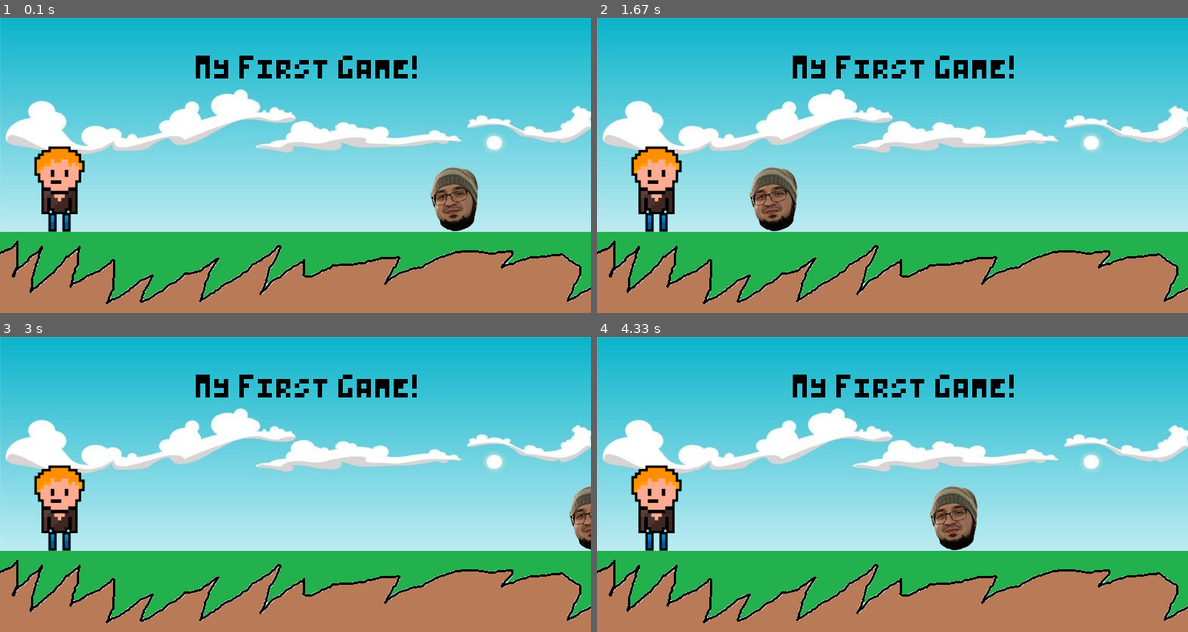
Above: before the commit, frames 1-4 (two rows, left to right).
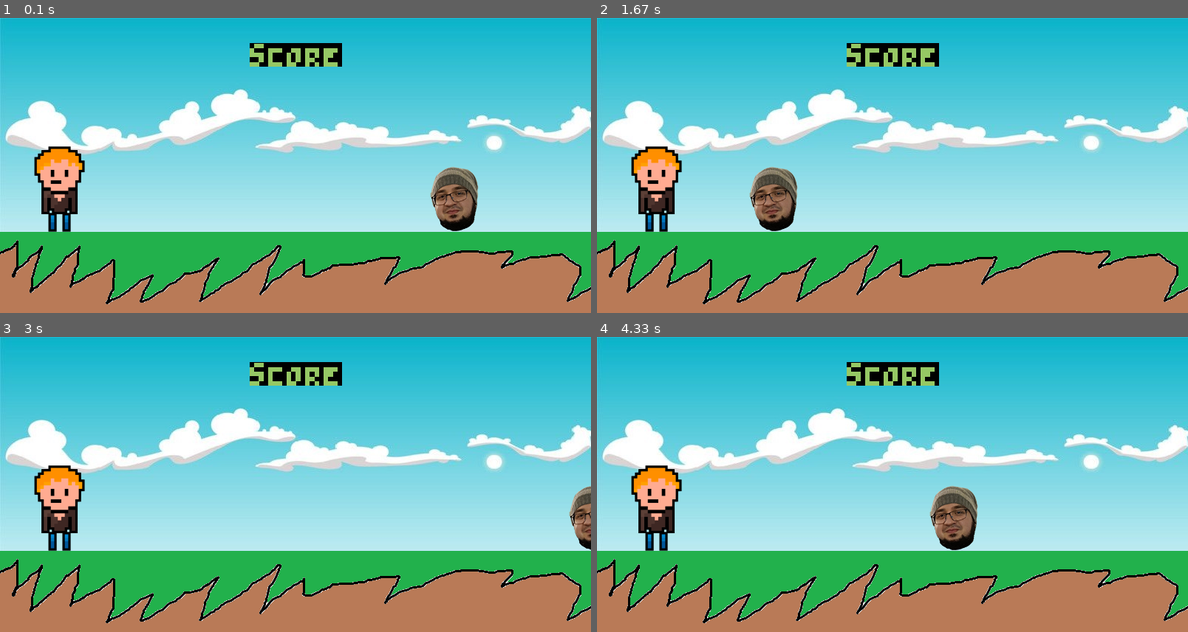
Above: after the commit, the same moments.

Repository: AccelZero/Python
Game: pygame game, started from Pygame-learning/main.py
Two runs of this game, one before a commit and one after it. Both use one fixed random seed, a clock stepped at 60 frames per second and the inputs below.
Inputs:
- Up to frame 1 (0.1 s): no input
- Up to frame 2 (1.67 s): no input
- Up to frame 3 (3 s): no input
- Up to frame 4 (4.33 s): no input

The runs differ from the first frame. In frame 1, 2.2% of the frame differs, in the area x 33-71%, y 8-21%; in frame 2, 2.2%; in frame 3, 2.2%; in frame 4, 2.2%.

Commit message:
Добавил изменения в проект pygame-learning

Diff:
--- a/Pygame-learning/main.py
+++ b/Pygame-learning/main.py
@@ -9,15 +9,17 @@
 clock = pygame.time.Clock()
 test_font = pygame.font.Font("font/pico-8.ttf", 25)
 
-sky_surface = pygame.image.load("picture/graphics/sky.jpg").convert()
-ground_surface = pygame.image.load("picture/graphics/ground.png").convert()
-text_surface = test_font.render("My First Game!", False, "Black")
+sky_surf = pygame.image.load("picture/graphics/sky.jpg").convert()
+ground_surf = pygame.image.load("picture/graphics/ground.png").convert()
 
-enemy_deda_surface = pygame.image.load("picture/enemy/deda.png").convert_alpha()
-enemy_deda_rect = enemy_deda_surface.get_rect(topleft = (600, 197))
+score_surf = test_font.render("Score", False, (150, 200, 100))
+score_rect = score_surf.get_rect(center=(400, 50))
 
-player_surface = pygame.image.load("picture/player/player_1.png").convert_alpha()
-player_rect = player_surface.get_rect(midbottom = (80, 300))
+deda_surf = pygame.image.load("picture/enemy/deda.png").convert_alpha()
+deda_rect = deda_surf.get_rect(topleft=(600, 197))
+
+player_surf = pygame.image.load("picture/player/player_1.png").convert_alpha()
+player_rect = player_surf.get_rect(midbottom=(80, 300))
 
 while True:
     for event in pygame.event.get():
@@ -28,14 +30,21 @@
         #     if player_rect.collidepoint(event.pos):
         #         print("collision")
 
-    screen.blit(sky_surface, (0, 0))
-    screen.blit(ground_surface, (0, 290))
-    screen.blit(text_surface, (265, 50))
-    enemy_deda_rect.x -= 4
-    if enemy_deda_rect.right < 0:
-        enemy_deda_rect.left = 800
-    screen.blit(enemy_deda_surface, enemy_deda_rect)
-    screen.blit(player_surface, player_rect)
+    screen.blit(sky_surf, (0, 0))
+    screen.blit(ground_surf, (0, 290))
+    pygame.draw.rect(screen, "Black", score_rect)
+    pygame.draw.rect(screen, "Black", score_rect, 10)
+
+    screen.blit(score_surf, score_rect)
+    deda_rect.x -= 4
+    if deda_rect.right < 0:
+        deda_rect.left = 800
+    screen.blit(deda_surf, deda_rect)
+    screen.blit(player_surf, player_rect)
+
+    # keys = pygame.key.get_pressed()
+    # if keys[pygame.K_SPACE]:
+    #     print("jump")
 
     # if player_rect.colliderect(enemy_deda_rect):
     #     print("collision")
